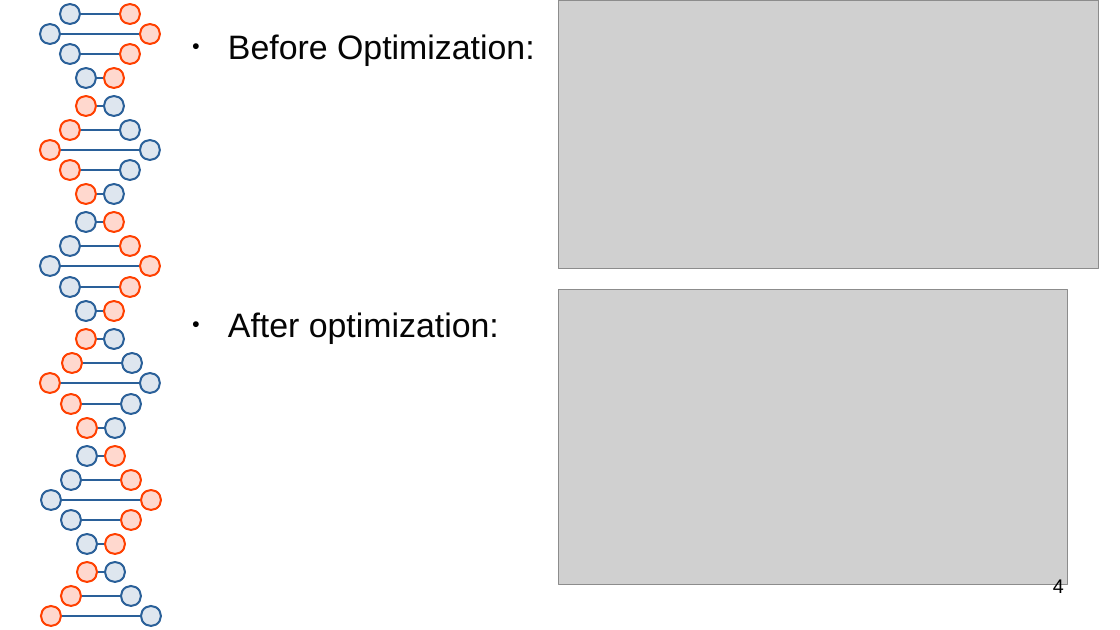
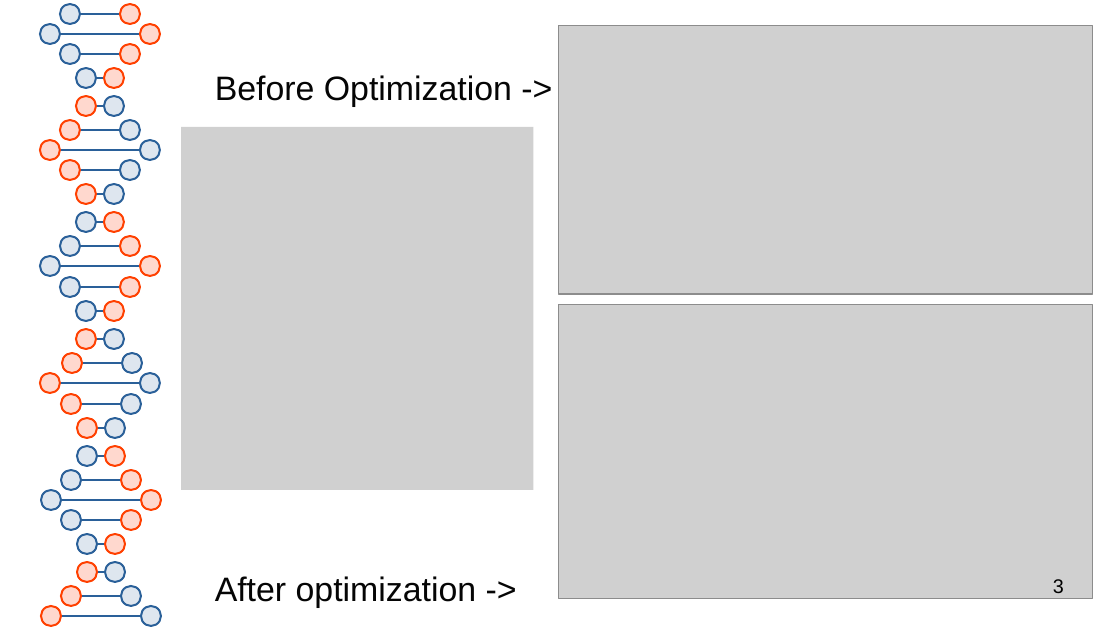
Before and after one commit to Itra7/LLVM-sink, a slide deck: slide 3 of prezentacijasink.odp (slide 4 before the commit). Drawn at 1120x630 pixels with LibreOffice and Linux fonts; fonts in the diff are those of the drawing; grey boxes stand for pictures. Boxes give left, top, right and bottom in pixels: in the first picture for what was removed or moved away, otherwise in the second. Text is boxed around its words. In the diff, an @@ line names an element or a change of style, - is before the commit and + after.

```diff
--- a/prezentacijasink.odp
+++ b/prezentacijasink.odp
@@ picture resized from (x1=559, y1=0, x2=1099, y2=268) to (x1=559, y1=25, x2=1093, y2=294) @@
@@ text at (x1=215, y1=75, x2=512, y2=607): text changed @@
-● Before Optimization:
-● After optimization:
+Before Optimization ->
+After optimization ->
@@ picture added at (x1=181, y1=127, x2=534, y2=490) @@
@@ picture resized from (x1=559, y1=290, x2=1068, y2=584) to (x1=559, y1=305, x2=1093, y2=600) @@
@@ page number at (x1=1053, y1=579, x2=1064, y2=593): text changed @@
-4
+3
```
Also in this commit, not shown: 4 other slides changed, 1 slide removed.
